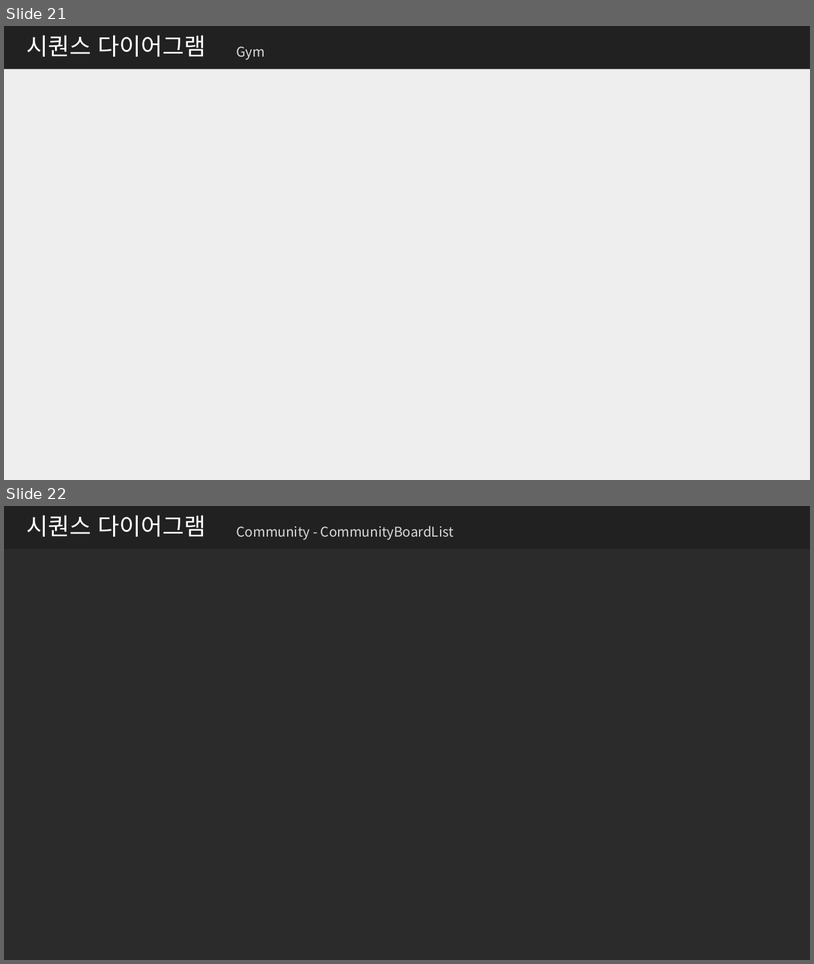
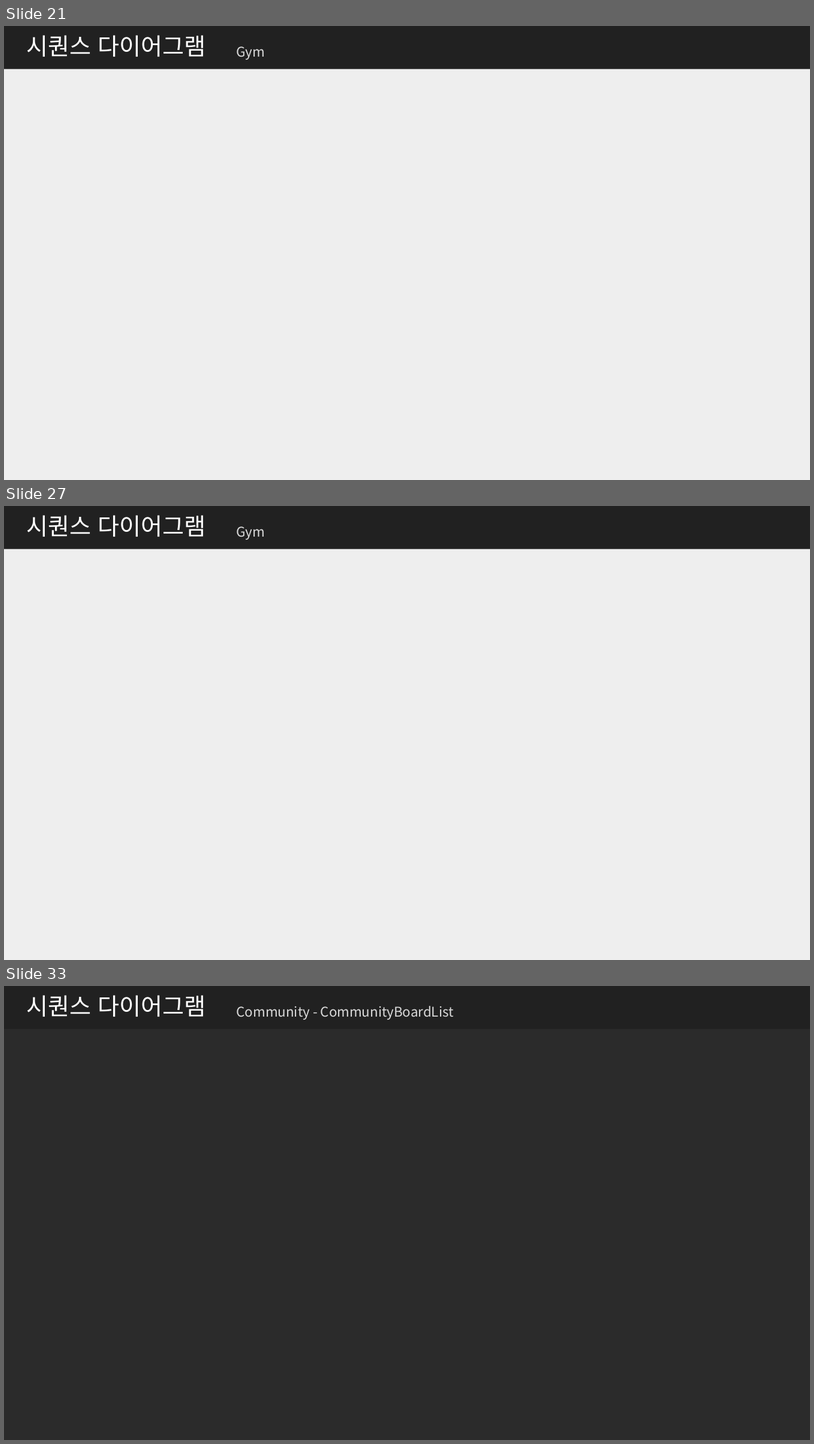
Before and after one commit to me0768/KHFinalProject, a slide deck: 보고서/클래스설계서_Final_Project.pptx. Shown one above the other, each under a label of ours: slides 21 and 22 before the commit, slides 21, 27 and 33 after it; the slides between them are not shown. The pictures are 814x964 and 814x1444 pixels, drawn with LibreOffice and Linux fonts; fonts in the diff are those of the drawing; background and template pictures are left out; a plain dark background stands for a picture behind light text. Boxes give left, top, right and bottom in pixels: in the first picture for what was removed or moved away, otherwise in the second. Text is boxed around its words. In the diff, an @@ line names an element or a change of style, - is before the commit and + after.

Commit message:
시퀀스

```diff
--- a/보고서/클래스설계서_Final_Project.pptx
+++ b/보고서/클래스설계서_Final_Project.pptx
@@ slide 27 added at box(4, 506, 810, 960), background #EEEEEE; not listed: 1 template element that a slide beside it also shows @@
@@ title added at box(27, 515, 206, 537), 28 pt, text #FFFFFF @@
+시퀀스 다이어그램
@@ text added at box(237, 526, 266, 540), 16 pt, text #D9D9D9 @@
+Gym
@@ what was slide 22 is now slide 33 @@
```
Also in this commit, not shown: 10 other slides added, 5 other files.
